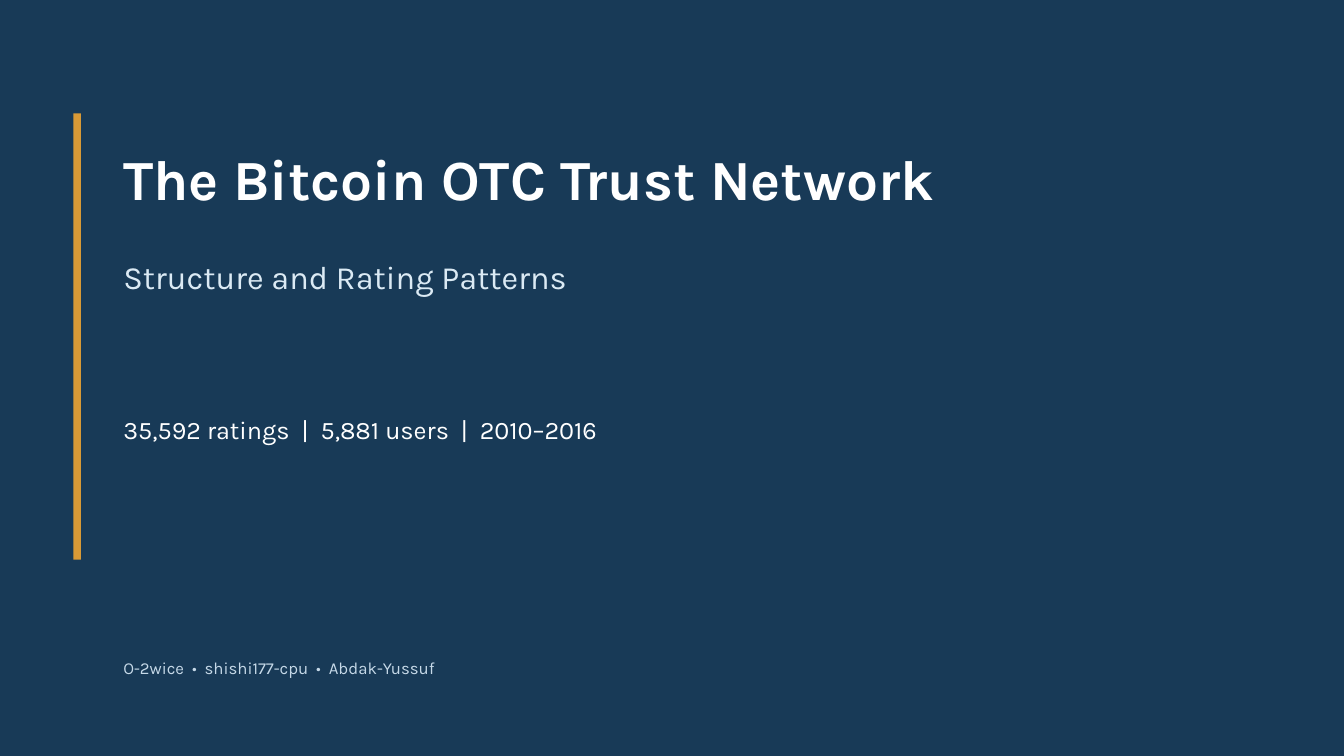
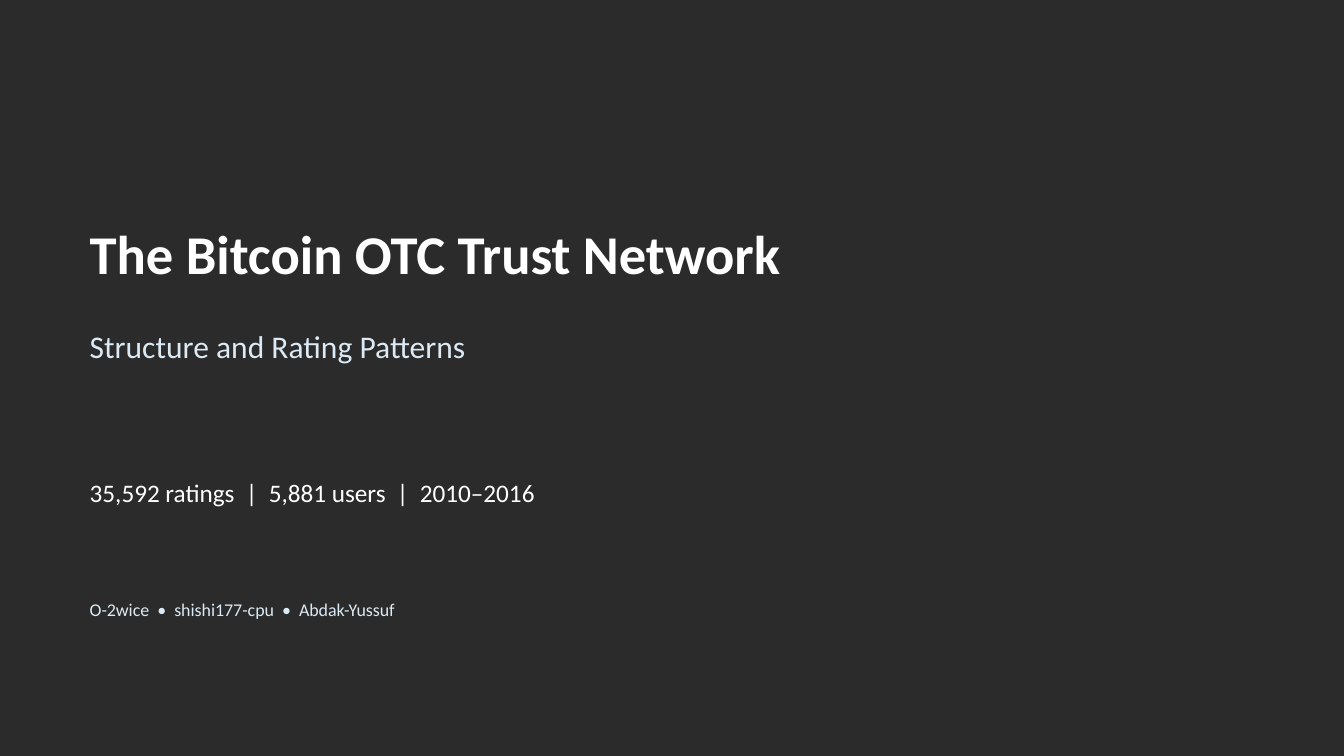
Before and after one commit to O-2wice/bitcoin-otc-trust-network-science, a slide deck: slide 1 of presentation/bitcoin_otc_network_science.pptx. Drawn at 1344x756 pixels with LibreOffice and Linux fonts; fonts in the diff are those of the drawing; background and template pictures are left out; a plain dark background stands for a picture behind light text. Boxes give left, top, right and bottom in pixels: in the first picture for what was removed or moved away, otherwise in the second. Text is boxed around its words. In the diff, an @@ line names an element or a change of style, - is before the commit and + after.

```diff
--- a/presentation/bitcoin_otc_network_science.pptx
+++ b/presentation/bitcoin_otc_network_science.pptx
@@ background #183A57 to picture (left out) @@
@@ rectangle removed at (74, 113, 81, 560) @@
@@ text "The Bitcoin OTC Trust Network": place and size @@
-text "The Bitcoin OTC Trust Network" at (123, 159, 934, 201)
+text "The Bitcoin OTC Trust Network" at (90, 235, 780, 275)
@@ text "The Bitcoin OTC Trust Network" at (90, 235, 780, 275): size 40.5 to 39 pt, font Karla to Calibri @@
@@ text "Structure and Rating Patterns": place and size @@
-text "Structure and Rating Patterns" at (123, 266, 566, 297)
+text "Structure and Rating Patterns" at (90, 336, 466, 364)
@@ text "Structure and Rating Patterns" at (90, 336, 466, 364): size 23.2 to 22.5 pt, font Karla to Calibri @@
@@ text "35,592 ratings | 5,881 users ...": place and size @@
-text "35,592 ratings | 5,881 users ..." at (123, 421, 597, 445)
+text "35,592 ratings | 5,881 users ..." at (90, 484, 535, 507)
@@ text "35,592 ratings | 5,881 users ..." at (90, 484, 535, 507): font Karla to Calibri @@
@@ text "O-2wice • shishi177-cpu • Abdak-Yussuf": place and size @@
-text "O-2wice • shishi177-cpu • Abdak-Yussuf" at (123, 662, 435, 678)
+text "O-2wice • shishi177-cpu • Abdak-Yussuf" at (90, 603, 395, 619)
@@ text "O-2wice • shishi177-cpu • Abdak-Yussuf" at (90, 603, 395, 619): size 12 to 12.8 pt, font Karla to Calibri, text colour #C6D9E8 to #DBEAF4 @@
```
Also in this commit, not shown: 14 other slides changed, 1 other file.
